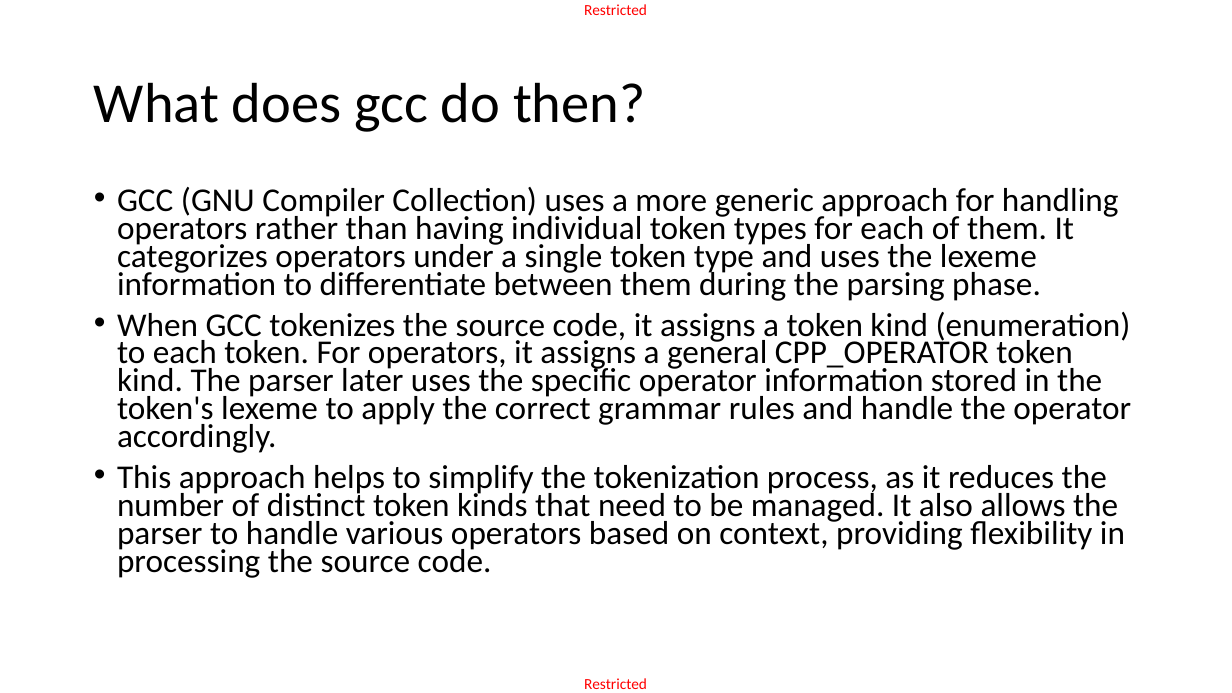
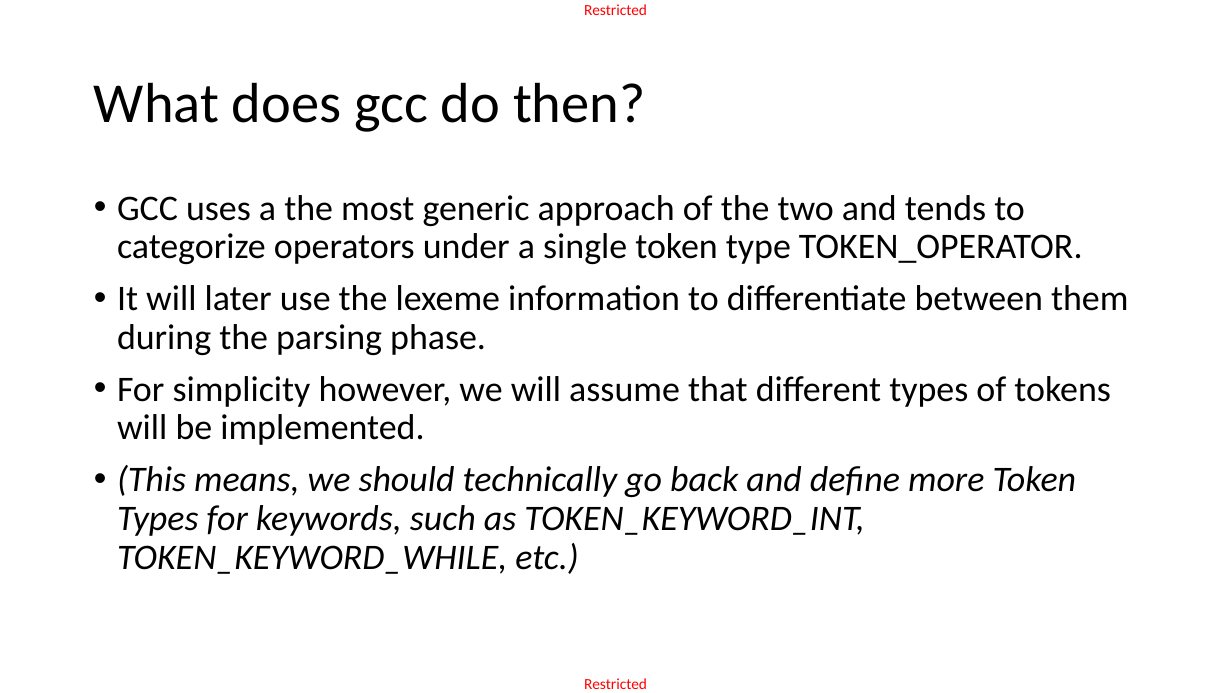
Before and after one commit to matthieudemari/SUTD_PLC_50_051, a slide deck: slide 41 of W9/W9S3/W9S3.pptx (slide 15 before the commit). Drawn at 1232x693 pixels with LibreOffice and Linux fonts; fonts in the diff are those of the drawing. Boxes give left, top, right and bottom in pixels: in the first picture for what was removed or moved away, otherwise in the second. Text is boxed around its words. In the diff, an @@ line names an element or a change of style, - is before the commit and + after.

Commit message:
More progress on the Tokenization part.

```diff
--- a/W9/W9S3/W9S3.pptx
+++ b/W9/W9S3/W9S3.pptx
@@ text at [117,195,1128,574]: text changed; size 25.9 to 28 pt @@
-• GCC (GNU Compiler Collection) uses a more generic approach for handling operators rather than having individual token types for each of them. It categorizes operators under a single token type and uses the lexeme information to differentiate between them during the parsing phase.
-• When GCC tokenizes the source code, it assigns a token kind (enumeration) to each token. For operators, it assigns a general CPP_OPERATOR token kind. The parser later uses the specific operator information stored in the token's lexeme to apply the correct grammar rules and handle the operator accordingly.
-• This approach helps to simplify the tokenization process, as it reduces the number of distinct token kinds that need to be managed. It also allows the parser to handle various operators based on context, providing flexibility in processing the source code.
+• GCC uses a the most generic approach of the two and tends to categorize operators under a single token type TOKEN_OPERATOR.
+• It will later use the lexeme information to differentiate between them during the parsing phase.
+• For simplicity however, we will assume that different types of tokens will be implemented.
+• (This means, we should technically go back and define more Token Types for keywords, such as TOKEN_KEYWORD_INT, TOKEN_KEYWORD_WHILE, etc.)
```
Also in this commit, not shown: 11 other slides changed, 32 slides added, 11 slides removed, 13 other files.
